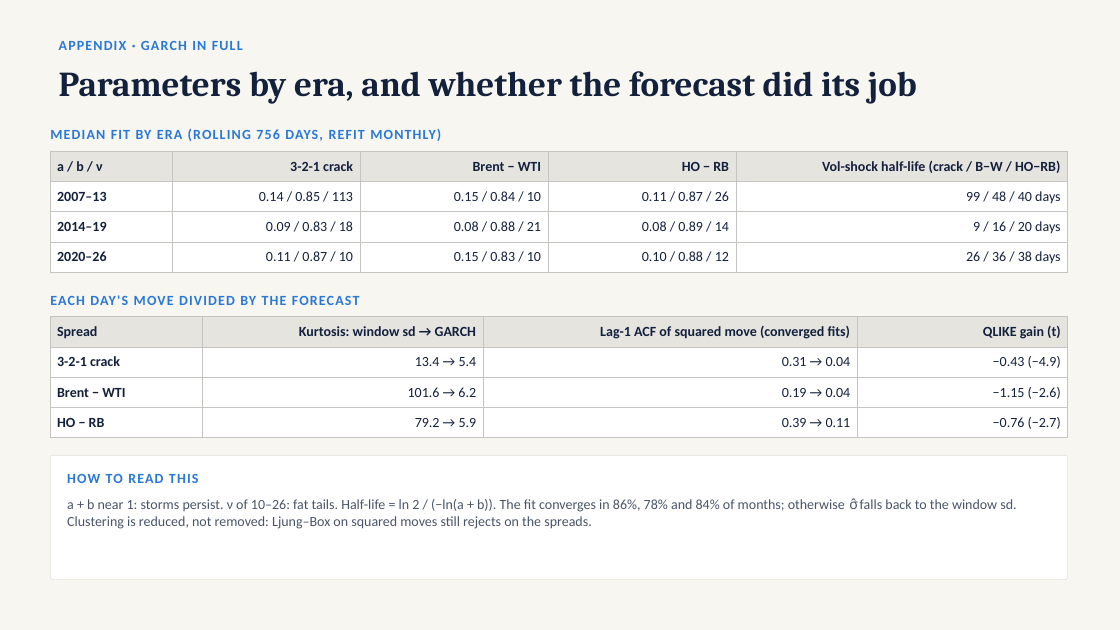
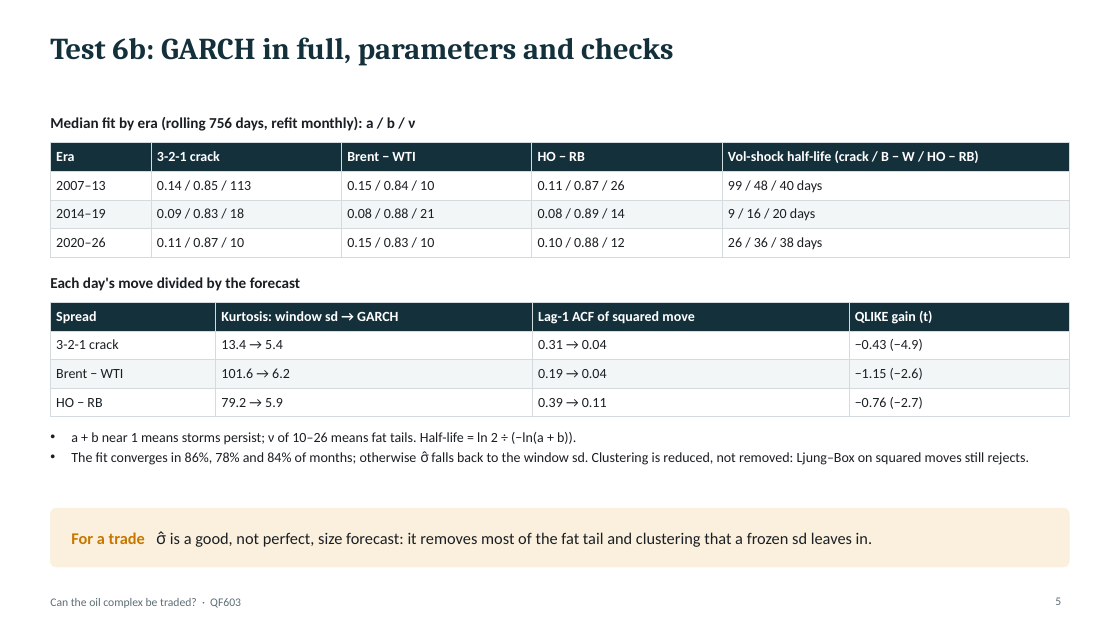
Before and after one commit to santapris/QF603-QAFM, a slide deck: slide 5 of report/garch_vecm_slides.pptx. Drawn at 1120x630 pixels with LibreOffice and Linux fonts; fonts in the diff are those of the drawing. Boxes give left, top, right and bottom in pixels: in the first picture for what was removed or moved away, otherwise in the second. Text is boxed around its words. In the diff, an @@ line names an element or a change of style, - is before the commit and + after.

```diff
--- a/report/garch_vecm_slides.pptx
+++ b/report/garch_vecm_slides.pptx
@@ background #F7F6F1 to #FFFFFF @@
@@ title at box(50, 37, 673, 66): text changed; size 12 to 26 pt; font Calibri to Cambria; text colour #2A78D6 to #13303B @@
-APPENDIX · GARCH IN FULL
+Test 6b: GARCH in full, parameters and checks
@@ title removed at box(59, 71, 917, 103) @@
-Parameters by era, and whether the forecast did its job
@@ text "Median fit by era (rolling ..." at box(50, 117, 415, 131): vertical alignment middle to top @@
@@ text at box(50, 117, 415, 131): text changed; size 12 to 13 pt; text colour #2A78D6 to #1A1F24 @@
-MEDIAN FIT BY ERA (ROLLING 756 DAYS, REFIT MONTHLY)
+Median fit by era (rolling 756 days, refit monthly): a / b / ν
@@ table at box(50, 143, 1070, 257) @@
-row 1, column 1: a / b / ν
+row 1, column 1: Era
-row 1, column 5: Vol-shock half-life (crack / B−W / HO−RB)
+row 1, column 5: Vol-shock half-life (crack / B − W / HO − RB)
@@ fill #E5E4DF to #13303B in row 1 @@
@@ fill #FFFFFF to #F3F6F7 in row 3 @@
@@ text colour #14213D to #FFFFFF in "3-2-1 crack", "Brent − WTI", "HO − RB" @@
@@ text colour #14213D to #1A1F24 in "2007–13", "0.14 / 0.85 / 113", "0.15 / 0.84 / 10", "0.11 / 0.87 / 26" and 11 more places @@
@@ bold off in "2007–13", "2014–19", "2020–26" @@
@@ alignment right to left @@
@@ borders changed @@
@@ table: place and size @@
-table at box(50, 151, 1069, 272)
+table at box(50, 143, 1070, 257)
@@ text at box(50, 277, 300, 291): text changed; size 12 to 13 pt; text colour #2A78D6 to #1A1F24 @@
-EACH DAY'S MOVE DIVIDED BY THE FORECAST
+Each day's move divided by the forecast
@@ text "Each day's move divided by ..." at box(50, 277, 300, 291): vertical alignment middle to top @@
@@ table at box(50, 302, 1070, 417) @@
-row 1, column 3: Lag-1 ACF of squared move (converged fits)
+row 1, column 3: Lag-1 ACF of squared move
@@ fill #E5E4DF to #13303B in row 1 @@
@@ fill #FFFFFF to #F3F6F7 in row 3 @@
@@ text colour #14213D to #FFFFFF in "Spread", "Kurtosis: window sd → GARCH", "QLIKE gain (t)" @@
@@ text colour #14213D to #1A1F24 in "3-2-1 crack", "13.4 → 5.4", "0.31 → 0.04", "−0.43 (−4.9)" and 8 more places @@
@@ bold off in "3-2-1 crack", "Brent − WTI", "HO − RB" @@
@@ alignment right to left @@
@@ borders changed @@
@@ table: place and size @@
-table at box(50, 317, 1068, 438)
+table at box(50, 302, 1070, 417)
@@ text at box(71, 432, 1029, 465): text changed; text colour #4A5568 to #1A1F24 @@
-a + b near 1: storms persist. ν of 10–26: fat tails. Half-life = ln 2 / (−ln(a + b)). The fit converges in 86%, 78% and 84% of months; otherwise σ̂ falls back to the window sd. Clustering is reduced, not removed: Ljung–Box on squared moves still rejects on the spreads.
+• a + b near 1 means storms persist; ν of 10–26 means fat tails. Half-life = ln 2 ÷ (−ln(a + b)).
+• The fit converges in 86%, 78% and 84% of months; otherwise σ̂ falls back to the window sd. Clustering is reduced, not removed: Ljung–Box on squared moves still rejects.
@@ text removed at box(67, 474, 199, 483) @@
-HOW TO READ THIS
@@ rounded rectangle: place and size @@
-rounded rectangle at box(50, 455, 1068, 580)
+rounded rectangle at box(50, 508, 1070, 567)
@@ rounded rectangle at box(50, 508, 1070, 567): fill #FFFFFF to #FBF0DD; outline #E3E1D8 0.5 pt to #FBF0DD 0.5 pt; proportions changed @@
@@ text added at box(71, 531, 872, 547), 14 pt, text #1A1F24 @@
+For a trade σ̂ is a good, not perfect, size forecast: it removes most of the fat tail and clustering that a frozen sd leaves in.
@@ text added at box(50, 598, 241, 608), 10 pt, text #5E6E76 @@
+Can the oil complex be traded? · QF603
@@ page number added at box(1055, 597, 1061, 605), 10 pt, text #5E6E76 @@
+5
```
Also in this commit, not shown: 7 other slides changed, 1 other file.
